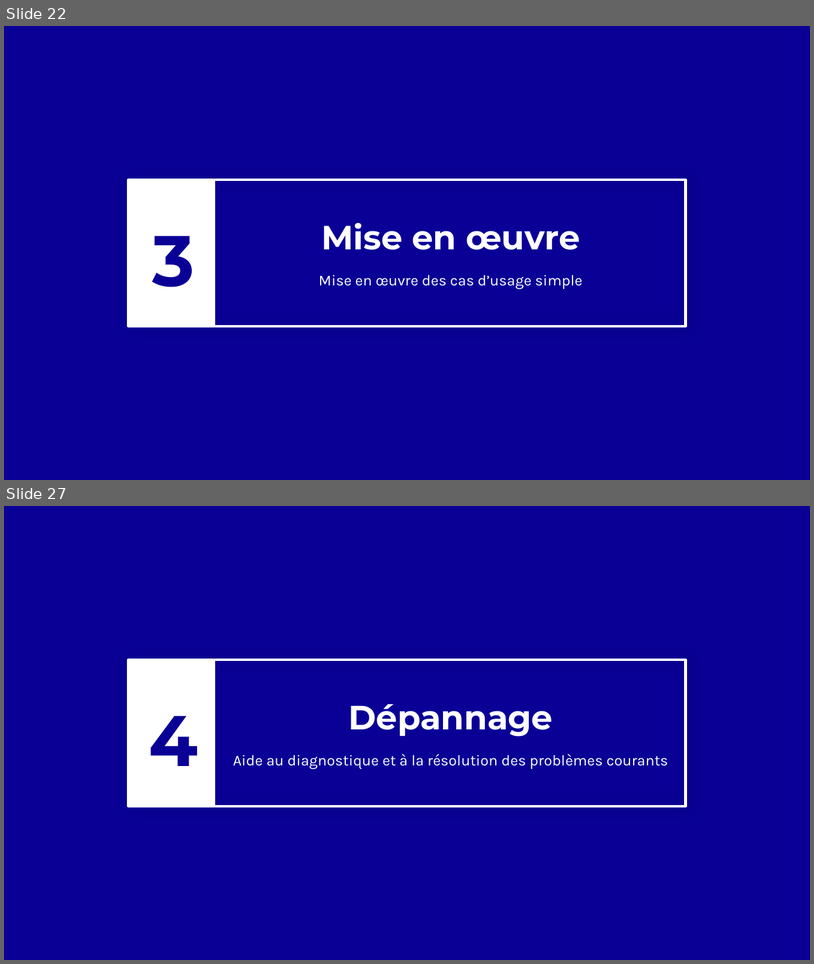
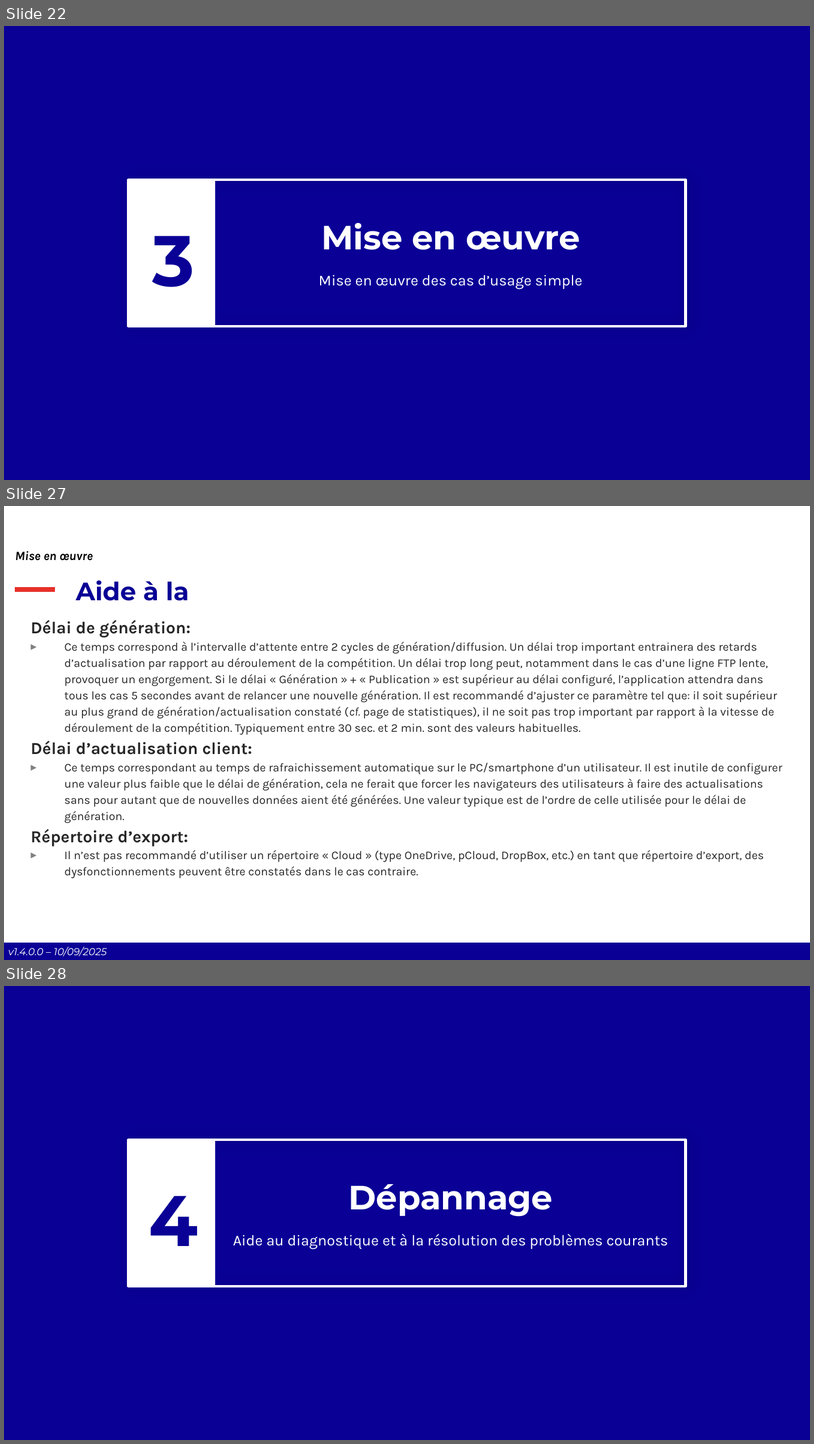
Before and after one commit to Comite-Rhone-Judo/PublicationSuiviCompetition, a slide deck: AppPublication/Documentation/PublicationSuiviCompetition - Manuel d'utilisation.pptx. Shown one above the other, each under a label of ours: slides 22 and 27 before the commit, slides 22, 27 and 28 after it; the slides between them are not shown. The pictures are 814x964 and 814x1444 pixels, drawn with LibreOffice and Linux fonts; fonts in the diff are those of the drawing; background and template pictures are left out. Boxes give left, top, right and bottom in pixels: in the first picture for what was removed or moved away, otherwise in the second. Text is boxed around its words. In the diff, an @@ line names an element or a change of style, - is before the commit and + after.

Commit message:
Mise à jour du manuel utilisateur pour la version 1.4.0.0

```diff
--- a/AppPublication/Documentation/PublicationSuiviCompetition - Manuel d'utilisation.pptx
+++ b/AppPublication/Documentation/PublicationSuiviCompetition - Manuel d'utilisation.pptx
@@ slide 27 added at [4,506,810,960], background #FFFFFF @@
@@ text added at [15,551,93,561], 15 pt, text #000000, bold, italic @@
+Mise en œuvre
@@ line added from (15, 589) to (56, 589), #E7302A 6 pt @@
@@ title added at [76,580,189,601], 30 pt, text #090095, bold @@
+Aide à la
@@ rectangle added at [185,599,630,866], outline #FFFFFF 3 pt @@
@@ text added at [31,620,783,878], 14 pt, text #262626 @@
+Délai de génération:
+▸ Ce temps correspond à l’intervalle d’attente entre 2 cycles de génération/diffusion. Un délai trop important entrainera des retards d’actualisation par rapport au déroulement de la compétition. Un délai trop long peut, notamment dans le cas d’une ligne FTP lente, provoquer un engorgement. Si le délai « Génération » + « Publication » est supérieur au délai configuré, l’application attendra dans tous les cas 5 secondes avant de relancer une nouvelle génération. Il est recommandé d’ajuster ce paramètre tel que: il soit supérieur au plus grand de génération/actualisation constaté (cf. page de statistiques), il ne soit pas trop important par rapport à la vitesse de déroulement de la compétition. Typiquement entre 30 sec. et 2 min. sont des valeurs habituelles.
+Délai d’actualisation client:
+▸ Ce temps correspondant au temps de rafraichissement automatique sur le PC/smartphone d’un utilisateur. Il est inutile de configurer une valeur plus faible que le délai de génération, cela ne ferait que forcer les navigateurs des utilisateurs à faire des actualisations sans pour autant que de nouvelles données aient été générées. Une valeur typique est de l’ordre de celle utilisée pour le délai de génération.
+Répertoire d’export:
+▸ Il n’est pas recommandé d’utiliser un répertoire « Cloud » (type OneDrive, pCloud, DropBox, etc.) en tant que répertoire d’export, des dysfonctionnements peuvent être constatés dans le cas contraire.
@@ rectangle added at [4,942,810,960], fill #0A0096 @@
@@ text added at [8,946,107,956], 12 pt, text #FFFFFF, italic @@
+v1.4.0.0 – 10/09/2025
@@ what was slide 27 is now slide 28 @@
```
Also in this commit, not shown: 34 slides changed, 1 other slide added, 4 other files.
